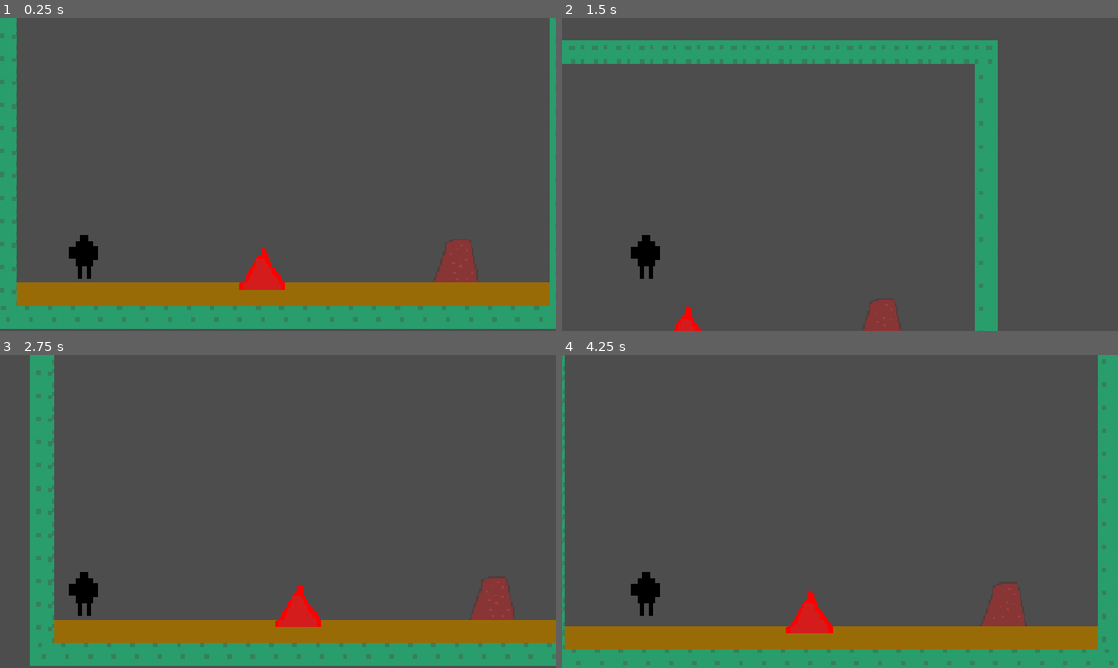
Above: before the commit, frames 1-4 (two rows, left to right).
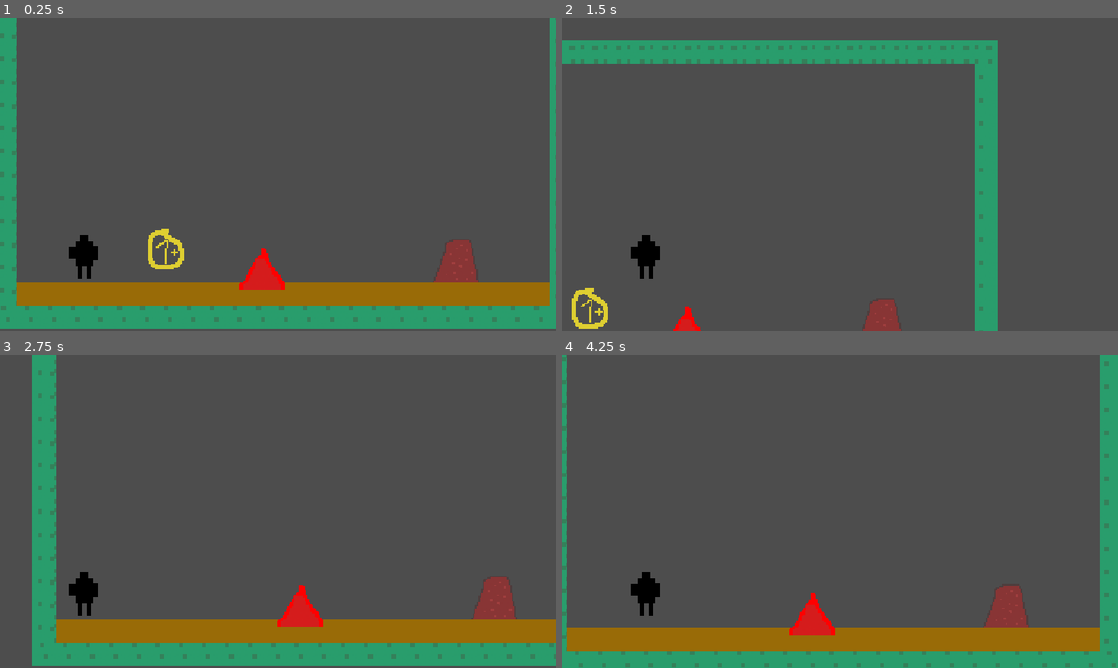
Above: after the commit, the same moments.

Repository: CoolV3/Haven-Devil
Game: Godot game, scene res://Scenes/main.tscn
Two runs of this game, one before a commit and one after it. Both use one fixed random seed, a clock stepped at 60 frames per second and the inputs below.
Inputs:
- Up to frame 1 (0.25 s): no input
- Up to frame 2 (1.5 s): tap Enter at 0.5 s; hold D (right) from 0.53 s (still down); tap Space (jump) at 0.77 s
- Up to frame 3 (2.75 s): tap Space (jump) at 1.52 s; release D (right) at 2.03 s; hold A (left) from 2.03 s (still down)
- Up to frame 4 (4.25 s): release A (left) at 2.78 s; hold D (right) from 2.78 s (still down); tap Space (jump) at 3.02, 3.77 s

The runs differ from the first frame. In frame 1, 0.4% of the frame differs, in the area x 26-34%, y 67-81%; in frame 2, 0.4%; in frame 3, 1.9%; in frame 4, 3.2%, in the area x 0-100%, y 0-100%.

Commit message:
Added a coin

Diff:
--- a/Scenes/character_body_2d.gd
+++ b/Scenes/character_body_2d.gd
@@ -7,7 +7,7 @@
 @onready var collision_shape_2d: CollisionShape2D = $CollisionShape2D
 @onready var character: CharacterBody2D = $"."
 var startPosition
-
+var score = 0
 
 func _ready() -> void:
 	startPosition = character.global_position
@@ -40,3 +40,7 @@
 		if collider.is_in_group("spike"):
 			print("spike")
 			character.global_position = startPosition
+		if collider.is_in_group("coin"):
+			score += 1
+			collider.queue_free()
+			print(score)
--- /dev/null
+++ b/Scenes/coin.tscn
@@ -0,0 +1,14 @@
+[gd_scene format=3 uid="uid://d3vhtscq17og"]
+
+[ext_resource type="Texture2D" uid="uid://csj1efdrv8pm" path="res://Assets/coin.png" id="1_2qo34"]
+
+[sub_resource type="RectangleShape2D" id="RectangleShape2D_74syf"]
+
+[node name="StaticBody2D" type="StaticBody2D" unique_id=502086475 groups=["coin"]]
+
+[node name="CollisionShape2D" type="CollisionShape2D" parent="." unique_id=1110719837]
+position = Vector2(3, 2)
+shape = SubResource("RectangleShape2D_74syf")
+
+[node name="Sprite2D" type="Sprite2D" parent="." unique_id=1181470827 groups=["coin"]]
+texture = ExtResource("1_2qo34")
--- a/Scenes/levels.tscn
+++ b/Scenes/levels.tscn
@@ -7,6 +7,8 @@
 [ext_resource type="Texture2D" uid="uid://k0t04l43cvfk" path="res://Assets/Level Devil Character(1).png" id="5_jk88k"]
 [ext_resource type="PackedScene" uid="uid://b3dnga1eyp688" path="res://Scenes/enemy.tscn" id="6_uotyi"]
 [ext_resource type="PackedScene" uid="uid://ds56oyurvxvqc" path="res://Scenes/spike.tscn" id="7_p1uqq"]
+[ext_resource type="Texture2D" uid="uid://cql0i4j5ry0bo" path="res://Assets/spike.png" id="8_j0k6p"]
+[ext_resource type="PackedScene" uid="uid://d3vhtscq17og" path="res://Scenes/coin.tscn" id="9_bku7o"]
 
 [sub_resource type="TileSetAtlasSource" id="TileSetAtlasSource_3akqy"]
 texture = ExtResource("1_xgx5e")
@@ -269,4 +271,15 @@
 [node name="StaticBody2D" parent="." unique_id=12424889 instance=ExtResource("7_p1uqq")]
 position = Vector2(-7, 85)
 
+[node name="Spike" type="Sprite2D" parent="." unique_id=1555359804]
+position = Vector2(682, 89)
+texture = ExtResource("8_j0k6p")
+
+[node name="Spike2" type="Sprite2D" parent="." unique_id=188429208]
+position = Vector2(811, 89)
+texture = ExtResource("8_j0k6p")
+
+[node name="StaticBody2D2" parent="." unique_id=502086475 instance=ExtResource("9_bku7o")]
+position = Vector2(-77, 73)
+
 [connection signal="child_entered_tree" from="Player/CharacterBody2D/CollisionShape2D" to="Player/CharacterBody2D" method="_on_collision_shape_2d_child_entered_tree"]
--- a/project.godot
+++ b/project.godot
@@ -24,6 +24,7 @@
 
 enemies=""
 spike=""
+coin=""
 
 [input]
 
Binary file added: Assets/coin.png
Not shown, added: Assets/coin.png.import
